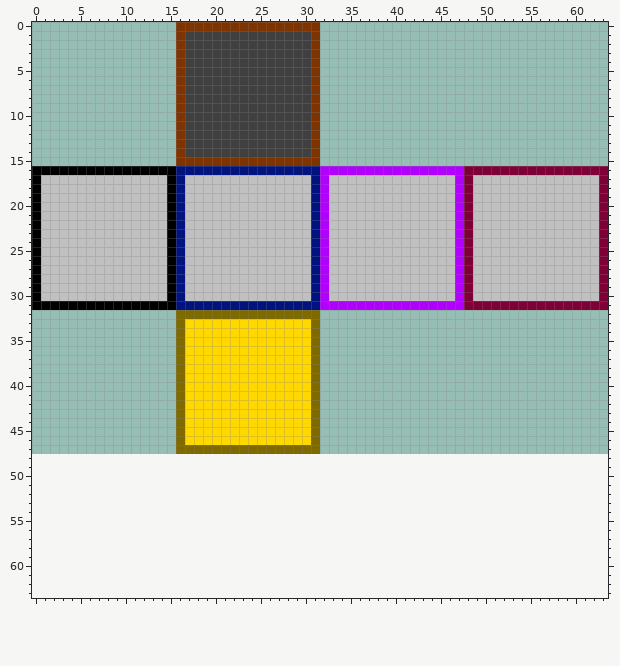
Two versions of one pixel-art sprite, res/wall.png. The picture above was drawn from the file before the commit.
The file is 64x48 pixels. The old version is drawn lined up with the new one, on the new canvas.
Now the later version:
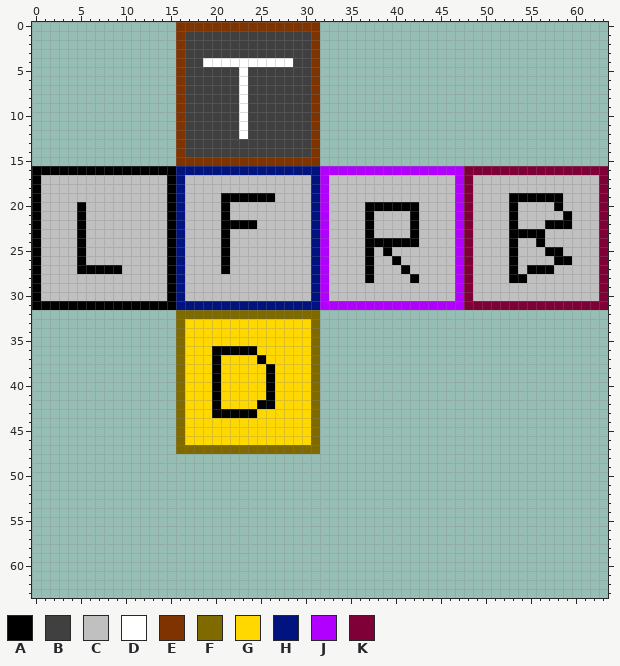
Palette (. is transparent): A #000000  B #404040  C #c0c0c0  D #ffffff  E #7f3300  F #7f6a00  G #ffd800  H #00137f  J #b200ff  K #7f0037
Change:
canvas 64x48 -> 64x64
The author changed colour C to colour A in row 19 at x 21 to 26 and 53 to 58; in row 20 at x 5, 21, 37 to 42, 53 and 58; in row 21 at x 5, 21, 37, 42, 53 and 59; in row 22 at x 5, 21 to 24, 37, 42, 53 and 57 to 59; in row 23 at x 5, 21, 37, 42 and 53 to 56; in row 24 at x 5, 21, 37 to 42, 53 and 56.
The author changed colour C to colour A in row 25 at x 5, 21, 37, 39, 53 and 57 to 58; in row 26 at x 5, 21, 37, 40, 53 and 58 to 59; in row 27 at x 5 to 9, 21, 37, 41, 53 and 55 to 57; in row 28 at x 37, 42 and 53 to 54.
The author changed colour G to colour A in row 36 at x 20 to 24; in row 37 at x 20 and 25; in rows 38 to 41 at x 20 and 26; in row 42 at x 20 and 25 to 26; in row 43 at x 20 to 24.
The author changed colour B to colour D in row 4 at x 19 to 28; in rows 5 to 12 at x 23.
Boxes around the changes in both pictures, in picture pixels (x1, y1, x2, y2):
changed: (203, 58, 293, 139)
changed: (221, 193, 275, 274)
changed: (509, 193, 572, 283)
changed: (77, 202, 122, 274)
changed: (365, 202, 419, 283)
changed: (212, 346, 275, 418)
